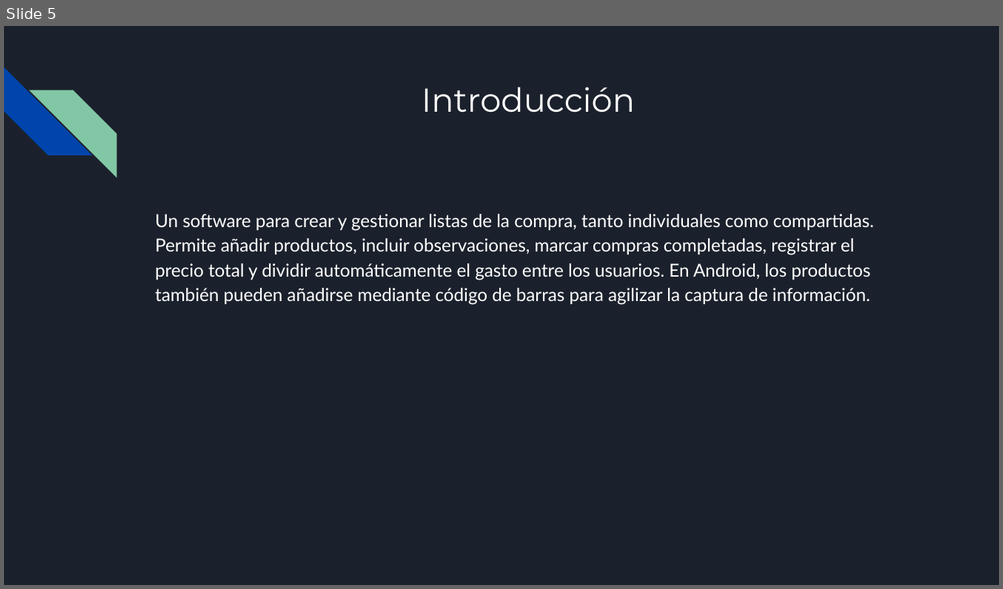
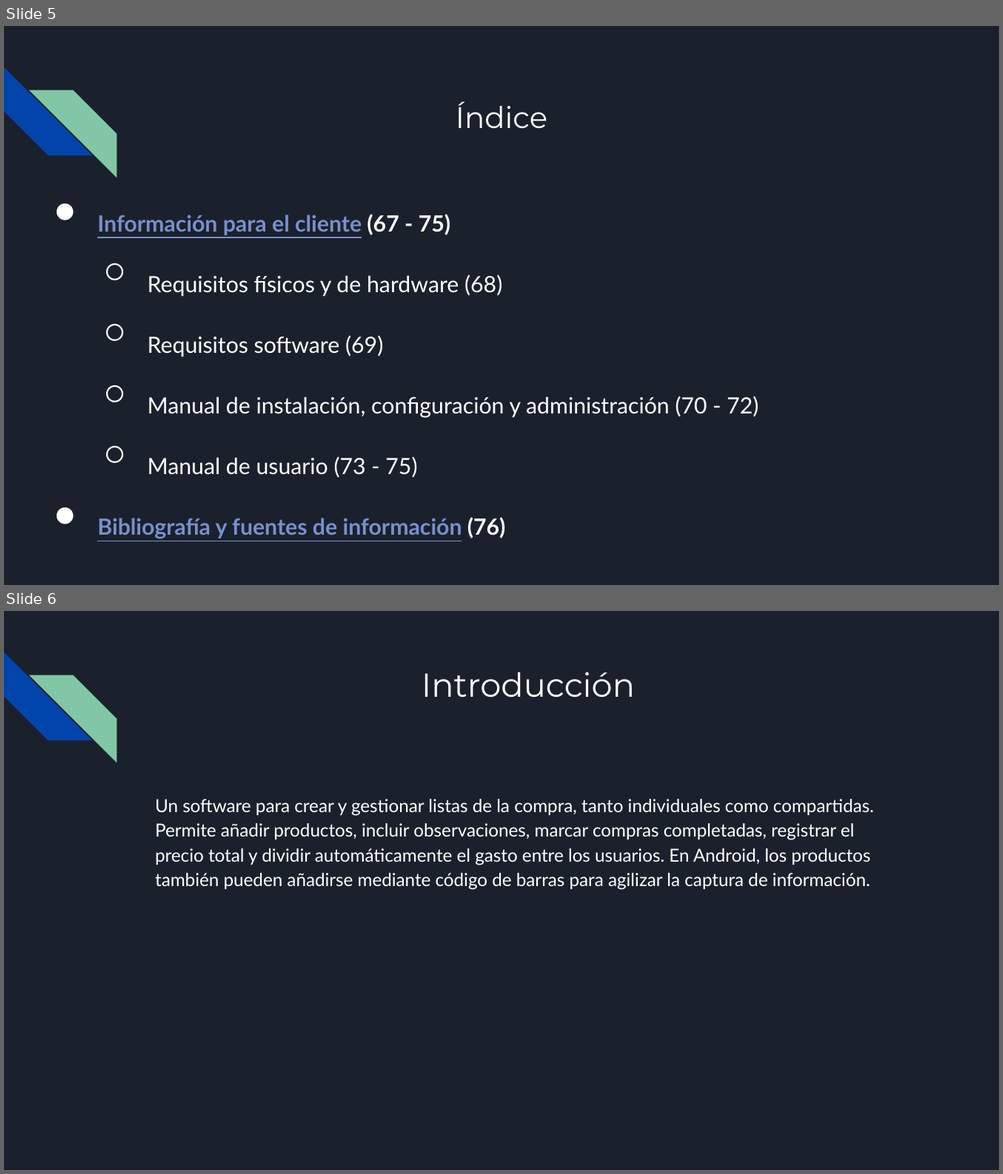
Before and after one commit to Antoniocorser/TFG-Antonio-Cordero, a slide deck: BuyNote.pptx. Shown one above the other, each under a label of ours: slide 5 before the commit, slides 5 and 6 after it. The pictures are 1003x589 and 1003x1174 pixels, drawn with LibreOffice and Linux fonts; fonts in the diff are those of the drawing. Boxes give left, top, right and bottom in pixels: in the first picture for what was removed or moved away, otherwise in the second. Text is boxed around its words. In the diff, an @@ line names an element or a change of style, - is before the commit and + after.

```diff
--- a/BuyNote.pptx
+++ b/BuyNote.pptx
@@ slide 5 added at (4,26,999,585), background #1B212C; not listed: 2 template elements that a slide beside it also shows @@
@@ title added at (455,101,547,129), 21.6 pt, text #FFFFFF @@
+Índice
@@ text added at (97,214,758,540), 28 pt, text #FFFFFF @@
+● Información para el cliente (67 - 75)
+  ○ Requisitos físicos y de hardware (68)
+  ○ Requisitos software (69)
+  ○ Manual de instalación, configuración y administración (70 - 72)
+  ○ Manual de usuario (73 - 75)
+● Bibliografía y fuentes de información (76)
@@ what was slide 5 is now slide 6 @@
```
Also in this commit, not shown: 2 slides changed.
